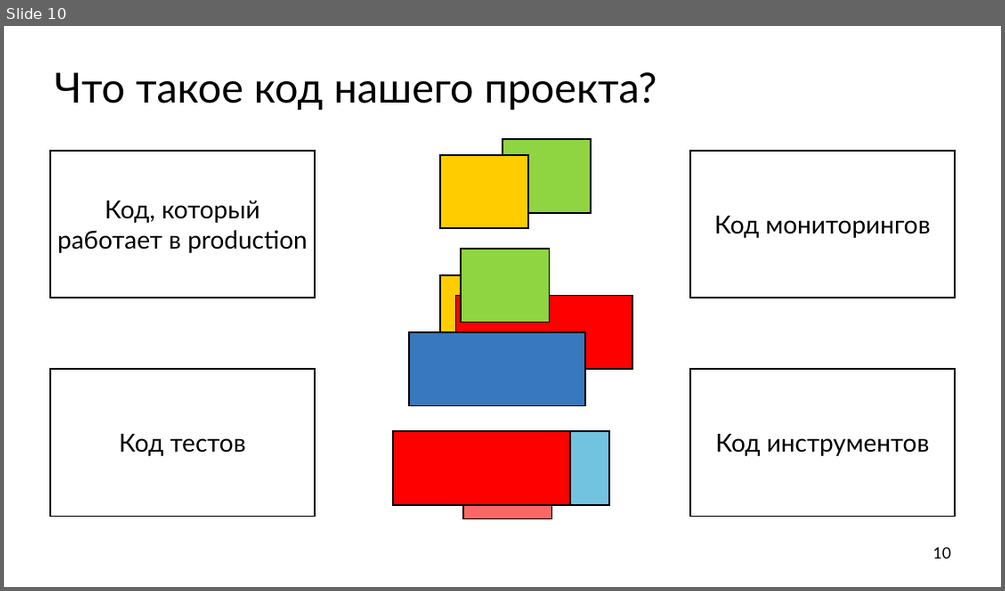
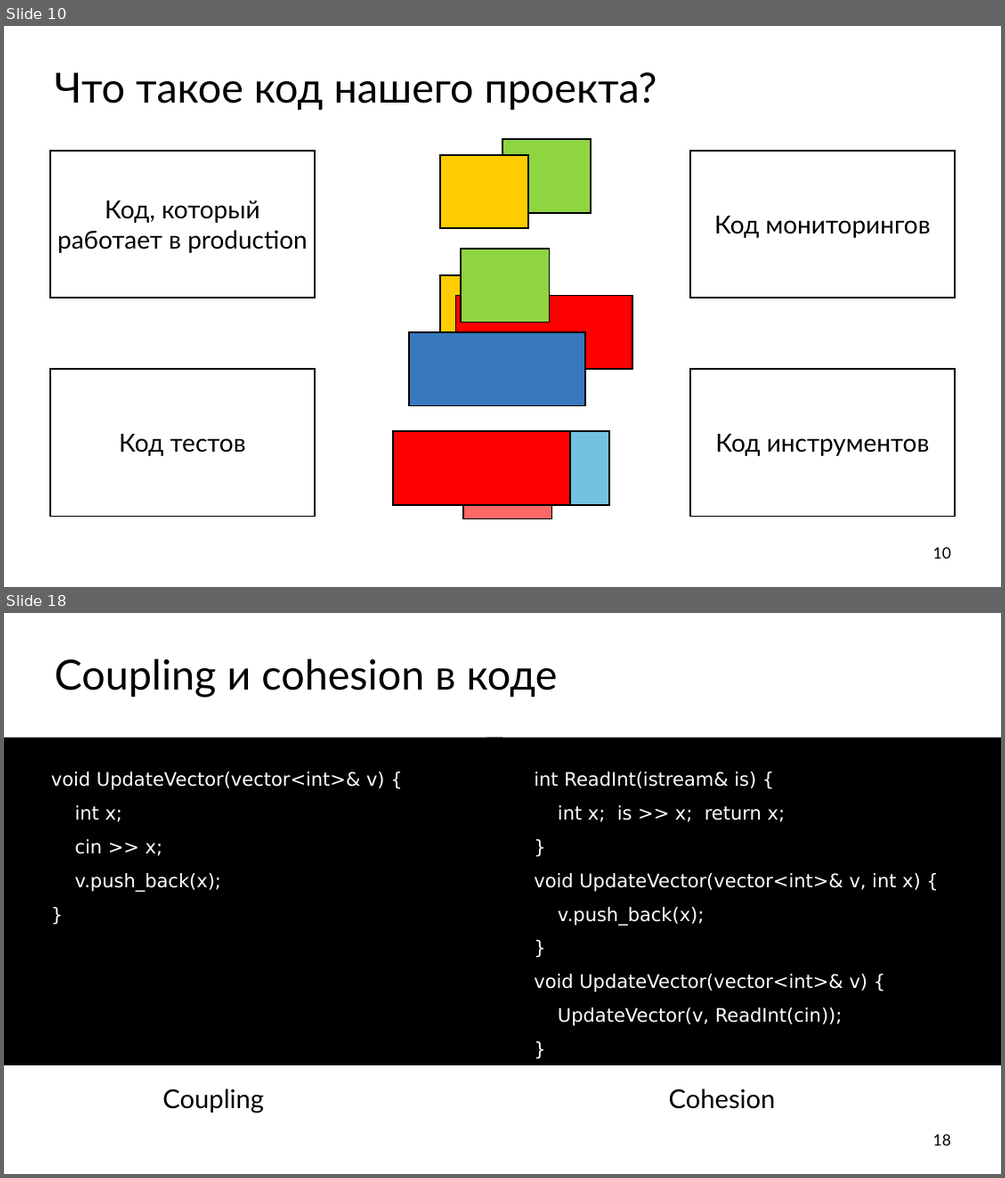
Before and after one commit to ishfb/cpprus17, a slide deck: slides.pptx. Shown one above the other, each under a label of ours: slide 10 before the commit, slides 10 and 18 after it; the slides between them are not shown. The pictures are 1005x591 and 1005x1178 pixels, drawn with LibreOffice and Linux fonts; fonts in the diff are those of the drawing. Boxes give left, top, right and bottom in pixels: in the first picture for what was removed or moved away, otherwise in the second. Text is boxed around its words. In the diff, an @@ line names an element or a change of style, - is before the commit and + after.

```diff
--- a/slides.pptx
+++ b/slides.pptx
@@ slide 18 added at [4,613,1001,1174], background #FFFFFF @@
@@ title added at [55,658,558,698], 80 pt, text #000000 @@
+Coupling и cohesion в коде
@@ text added at [4,738,502,1065], fill #000000, 36 pt, text #FFFFFF @@
+void UpdateVector(vector<int>& v) {
+int x;
+cin >> x;
+v.push_back(x);
+}
@@ rectangle added at [487,738,1001,1065], fill #000000, 36 pt, text #FFFFFF @@
+int ReadInt(istream& is) {
+int x; is >> x; return x;
+}
+void UpdateVector(vector<int>& v, int x) {
+v.push_back(x);
+}
+void UpdateVector(vector<int>& v) {
+UpdateVector(v, ReadInt(cin));
+}
@@ text added at [162,1088,264,1113], 50 pt, text #000000 @@
+Coupling
@@ text added at [669,1088,776,1109], 50 pt, text #000000 @@
+Cohesion
@@ page number added at [933,1134,951,1145], 30 pt, text #000000 @@
+18
```
Also in this commit, not shown: 8 other slides added.
